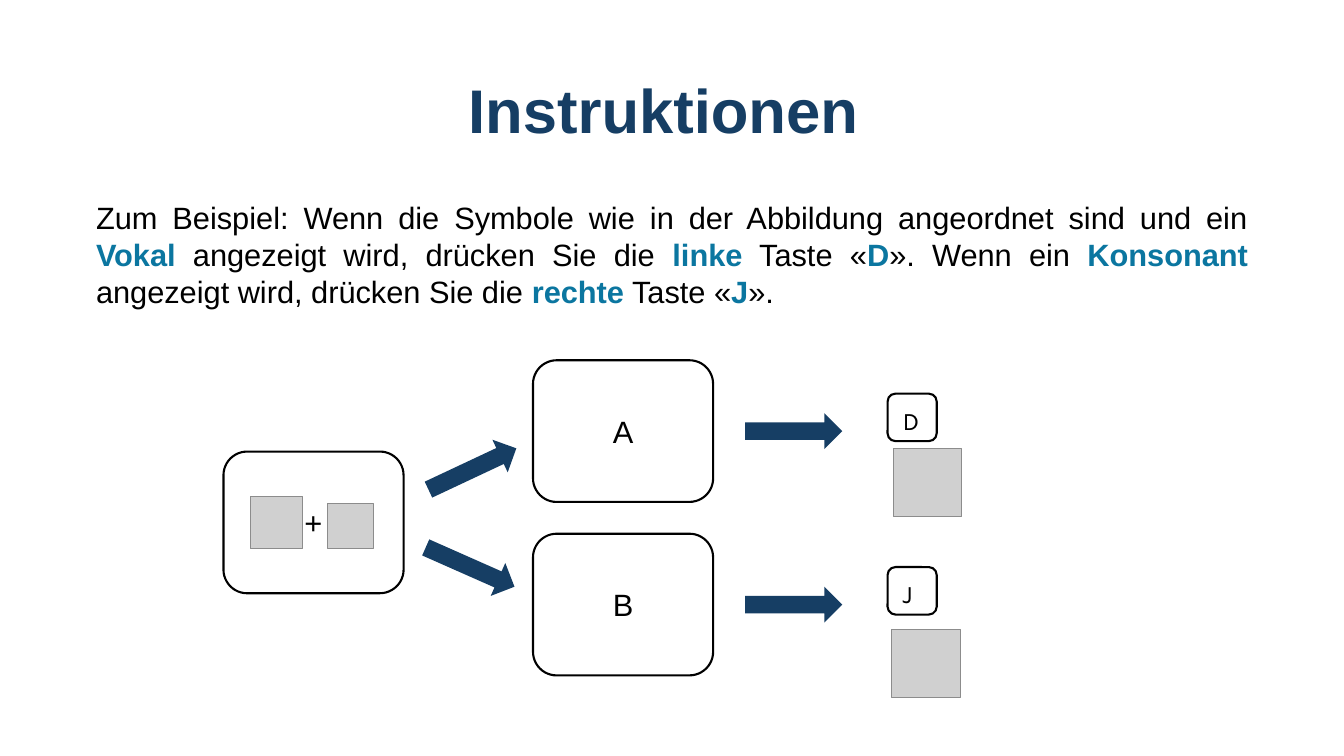
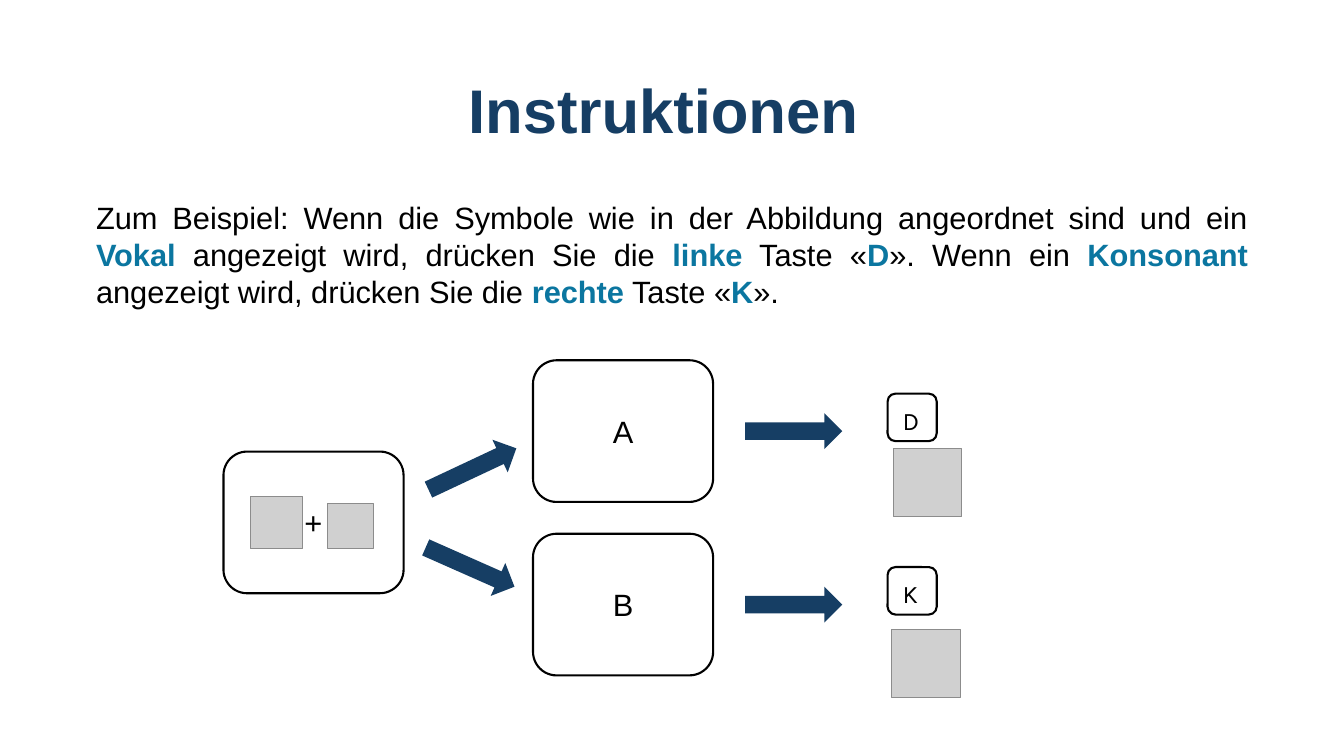
Before and after one commit to GidonFrischkorn/Ambizione-IndividualDifferencesStudy, a slide deck: slide 4 of tasks/letter-judgement-changingSR/Instructions_letterchangeSR.pptx. Drawn at 1344x756 pixels with LibreOffice and Linux fonts; fonts in the diff are those of the drawing; grey boxes stand for pictures. Boxes give left, top, right and bottom in pixels: in the first picture for what was removed or moved away, otherwise in the second. Text is boxed around its words. In the diff, an @@ line names an element or a change of style, - is before the commit and + after.

```diff
--- a/tasks/letter-judgement-changingSR/Instructions_letterchangeSR.pptx
+++ b/tasks/letter-judgement-changingSR/Instructions_letterchangeSR.pptx
@@ text at (x1=96, y1=206, x2=1247, y2=309): text changed @@
-Zum Beispiel: Wenn die Symbole wie in der Abbildung angeordnet sind und ein Vokal angezeigt wird, drücken Sie die linke Taste «D». Wenn ein Konsonant angezeigt wird, drücken Sie die rechte Taste «J».
+Zum Beispiel: Wenn die Symbole wie in der Abbildung angeordnet sind und ein Vokal angezeigt wird, drücken Sie die linke Taste «D». Wenn ein Konsonant angezeigt wird, drücken Sie die rechte Taste «K».
@@ text at (x1=903, y1=587, x2=918, y2=603): text changed @@
-J
+K
```
Also in this commit, not shown: 4 other slides changed, 12 other files.
